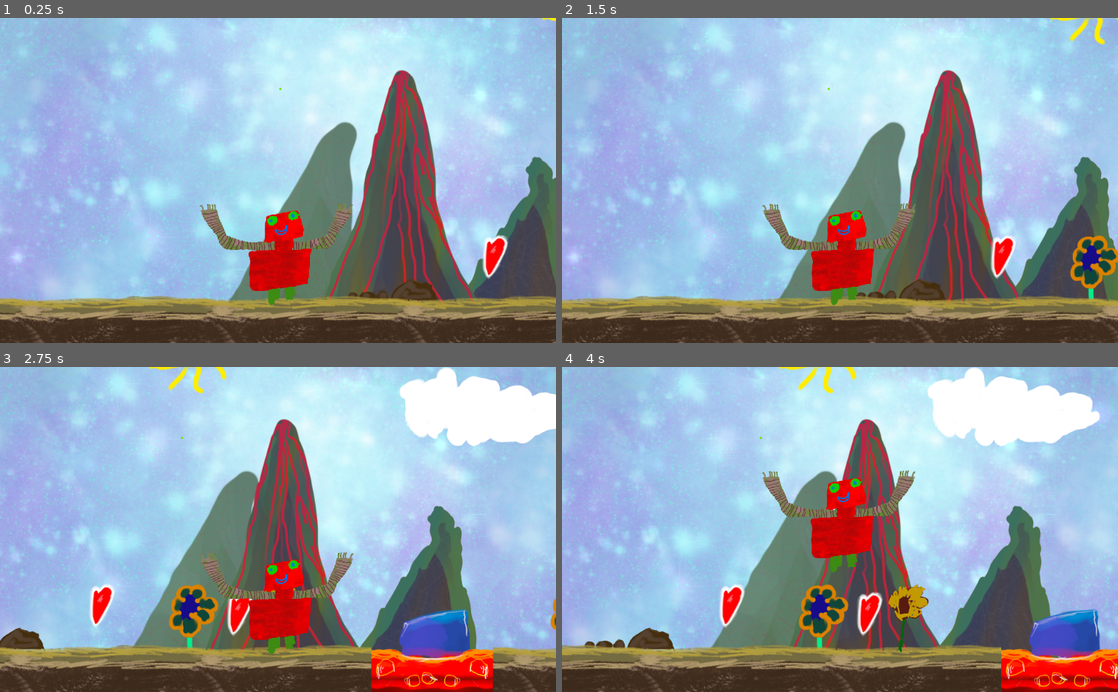
Above: before the commit, frames 1-4 (two rows, left to right).
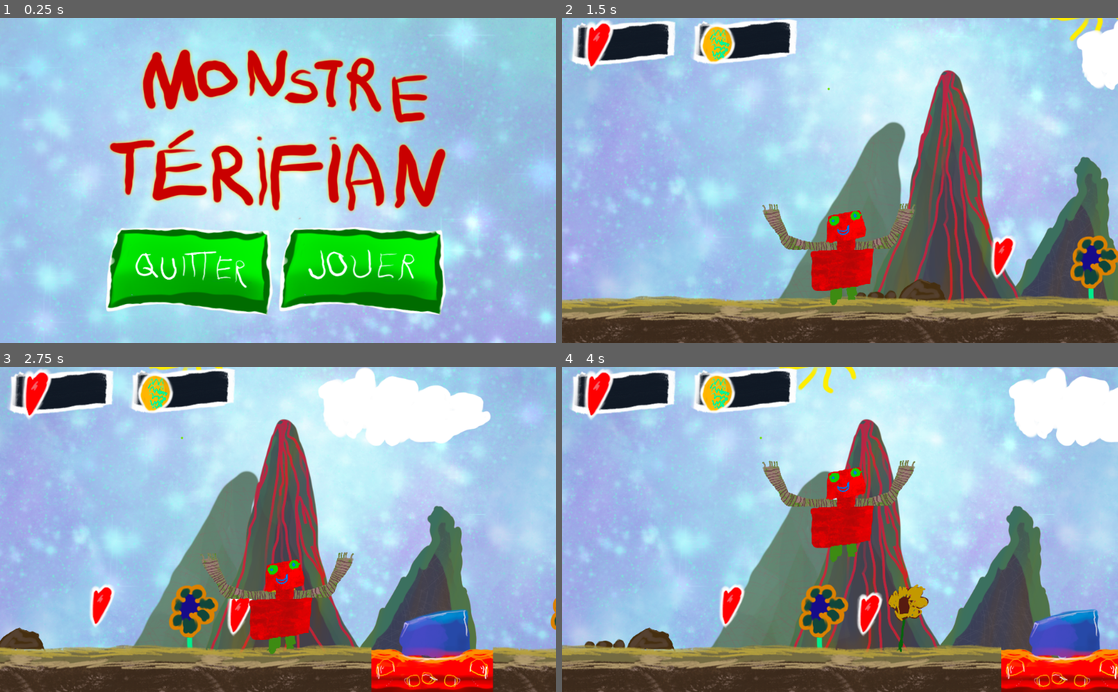
Above: after the commit, the same moments.

Repository: fistons/un-monstre-terrifiant
Game: Godot game, scene res://levels/main_menu.tscn
Same seed, same stepped clock (60 frames per second), same inputs: the game is played once before the commit and once after it. Before the commit the project starts from res://levels/level1.tscn.
Inputs (mouse positions are in pixels of both pictures, inside the frame that each line leads up to):
- Up to frame 1 (0.25 s): no input
- Up to frame 2 (1.5 s): click (923, 271) at 0.52 s; tap Enter at 1.25 s; hold D (right) from 1.28 s (still down)
- Up to frame 3 (2.75 s): keep holding D (right); tap Space (jump) at 1.52, 2.27 s
- Up to frame 4 (4 s): release D (right) at 2.78 s; hold Q (left) 2.78-3.53 s; hold D (right) from 3.53 s (still down); tap Space (jump) at 3.77 s

The runs differ from the first frame. In frame 1, 74% of the frame differs, in the area x 0-100%, y 0-100%; in frame 2, 6.1%; in frame 3, 11%; in frame 4, 12%.

Commit message:
Create main menu and proto GUI

Diff:
--- a/levels/level1.tscn
+++ b/levels/level1.tscn
@@ -11,6 +11,7 @@
 [ext_resource path="res://props/potion.tscn" type="PackedScene" id=9]
 [ext_resource path="res://props/heart.tscn" type="PackedScene" id=10]
 [ext_resource path="res://props/ice.tscn" type="PackedScene" id=11]
+[ext_resource path="res://props/ui/GUI.tscn" type="PackedScene" id=12]
 
 [node name="Level" type="Node2D"]
 
@@ -106,3 +107,5 @@
 cell_size = Vector2( 16, 16 )
 format = 1
 tile_data = PoolIntArray( 1114305, 1, 0, 1441963, 1, 0, 1441985, 1, 0, 1769621, 1, 0, 1769643, 1, 0, 1769665, 1, 0, 2097152, 1, 0, 2097174, 1, 0, 2097196, 1, 0, 2097218, 1, 0, 2097240, 5, 0, 2097254, 1, 0, 2097276, 1, 0, 2097298, 1, 0, 2097320, 1, 0, 2097342, 1, 0, 2097364, 1, 0 )
+
+[node name="GUI" parent="." instance=ExtResource( 12 )]
--- /dev/null
+++ b/levels/main_menu.gd
@@ -0,0 +1,11 @@
+extends Control
+
+
+
+
+func _on_QuitButton_pressed():
+	get_tree().quit()
+
+
+func _on_PlayButton_pressed():
+	get_tree().change_scene("res://levels/level1.tscn")
--- /dev/null
+++ b/levels/main_menu.tscn
@@ -0,0 +1,56 @@
+[gd_scene load_steps=8 format=2]
+
+[ext_resource path="res://gfx/UI/BtnQuitterUp.png" type="Texture" id=1]
+[ext_resource path="res://gfx/UI/BtnQuitterDown.png" type="Texture" id=2]
+[ext_resource path="res://gfx/UI/Title.png" type="Texture" id=3]
+[ext_resource path="res://gfx/UI/BtnJouerDown.png" type="Texture" id=4]
+[ext_resource path="res://gfx/UI/BtnJouerUp.png" type="Texture" id=5]
+[ext_resource path="res://gfx/UI/sky.png" type="Texture" id=6]
+[ext_resource path="res://levels/main_menu.gd" type="Script" id=7]
+
+[node name="MainMenu" type="Control"]
+anchor_right = 1.0
+anchor_bottom = 1.0
+script = ExtResource( 7 )
+
+[node name="TextureRect" type="TextureRect" parent="."]
+margin_right = 1080.0
+margin_bottom = 720.0
+texture = ExtResource( 6 )
+
+[node name="CenterContainer" type="CenterContainer" parent="."]
+margin_right = 1024.0
+margin_bottom = 600.0
+
+[node name="VBoxContainer" type="VBoxContainer" parent="CenterContainer"]
+margin_left = 194.0
+margin_top = 50.0
+margin_right = 829.0
+margin_bottom = 549.0
+alignment = 1
+
+[node name="TextureRect" type="TextureRect" parent="CenterContainer/VBoxContainer"]
+margin_right = 635.0
+margin_bottom = 327.0
+texture = ExtResource( 3 )
+
+[node name="HBoxContainer" type="HBoxContainer" parent="CenterContainer/VBoxContainer"]
+margin_top = 335.0
+margin_right = 635.0
+margin_bottom = 499.0
+
+[node name="QuitButton" type="TextureButton" parent="CenterContainer/VBoxContainer/HBoxContainer"]
+margin_right = 310.0
+margin_bottom = 164.0
+texture_normal = ExtResource( 1 )
+texture_pressed = ExtResource( 2 )
+
+[node name="PlayButton" type="TextureButton" parent="CenterContainer/VBoxContainer/HBoxContainer"]
+margin_left = 318.0
+margin_right = 628.0
+margin_bottom = 164.0
+texture_normal = ExtResource( 5 )
+texture_pressed = ExtResource( 4 )
+
+[connection signal="pressed" from="CenterContainer/VBoxContainer/HBoxContainer/QuitButton" to="." method="_on_QuitButton_pressed"]
+[connection signal="pressed" from="CenterContainer/VBoxContainer/HBoxContainer/PlayButton" to="." method="_on_PlayButton_pressed"]
--- a/project.godot
+++ b/project.godot
@@ -12,7 +12,7 @@
 
 config/name="Un Monstre Terrifiant"
 config/description="Un monstre terrifiant qui n'a pas le choix de ne pas marcher dans la lave"
-run/main_scene="res://levels/level1.tscn"
+run/main_scene="res://levels/main_menu.tscn"
 config/icon="res://icon.png"
 
 [display]
--- /dev/null
+++ b/props/ui/GUI.tscn
@@ -0,0 +1,25 @@
+[gd_scene load_steps=3 format=2]
+
+[ext_resource path="res://gfx/UI/piecegauge.png" type="Texture" id=1]
+[ext_resource path="res://gfx/UI/heartgauge.png" type="Texture" id=2]
+
+[node name="GUI" type="CanvasLayer"]
+
+[node name="Control" type="Control" parent="."]
+margin_right = 1024.0
+margin_bottom = 600.0
+
+[node name="HBoxContainer" type="HBoxContainer" parent="Control"]
+margin_right = 40.0
+margin_bottom = 40.0
+
+[node name="HearthGauge" type="TextureRect" parent="Control/HBoxContainer"]
+margin_right = 218.0
+margin_bottom = 101.0
+texture = ExtResource( 2 )
+
+[node name="CoinGauge" type="TextureRect" parent="Control/HBoxContainer"]
+margin_left = 226.0
+margin_right = 435.0
+margin_bottom = 101.0
+texture = ExtResource( 1 )
Not shown: 1 places in levels/level1.tscn that only renumber resources
